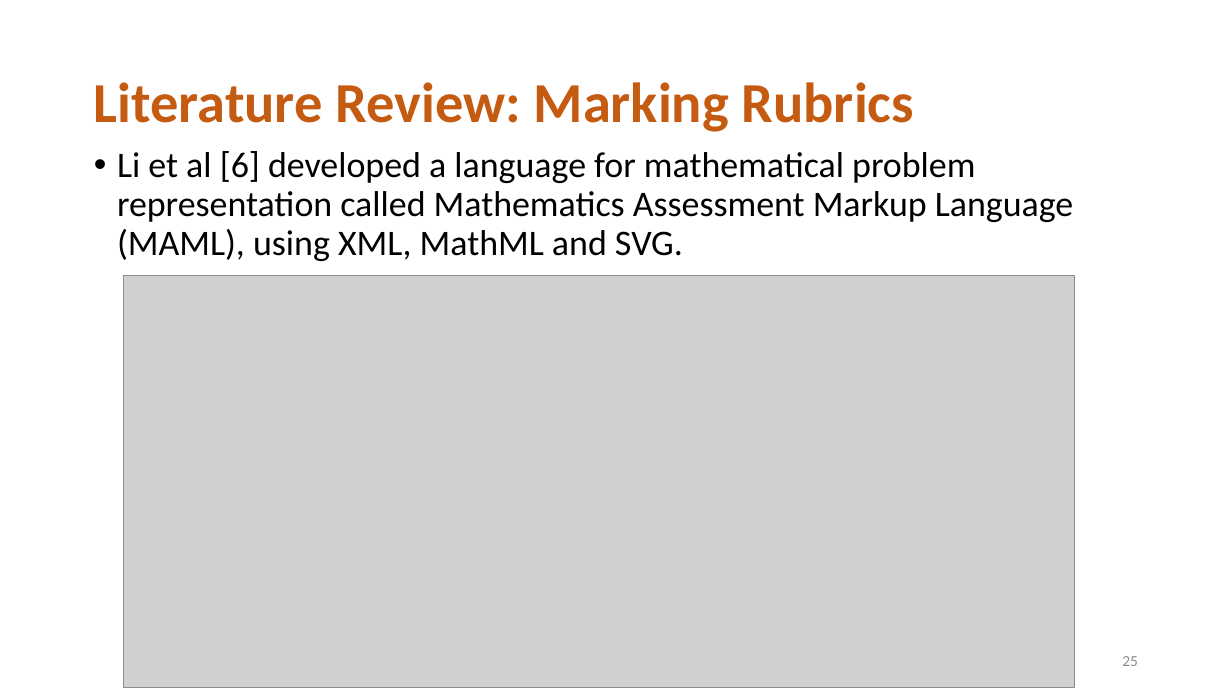
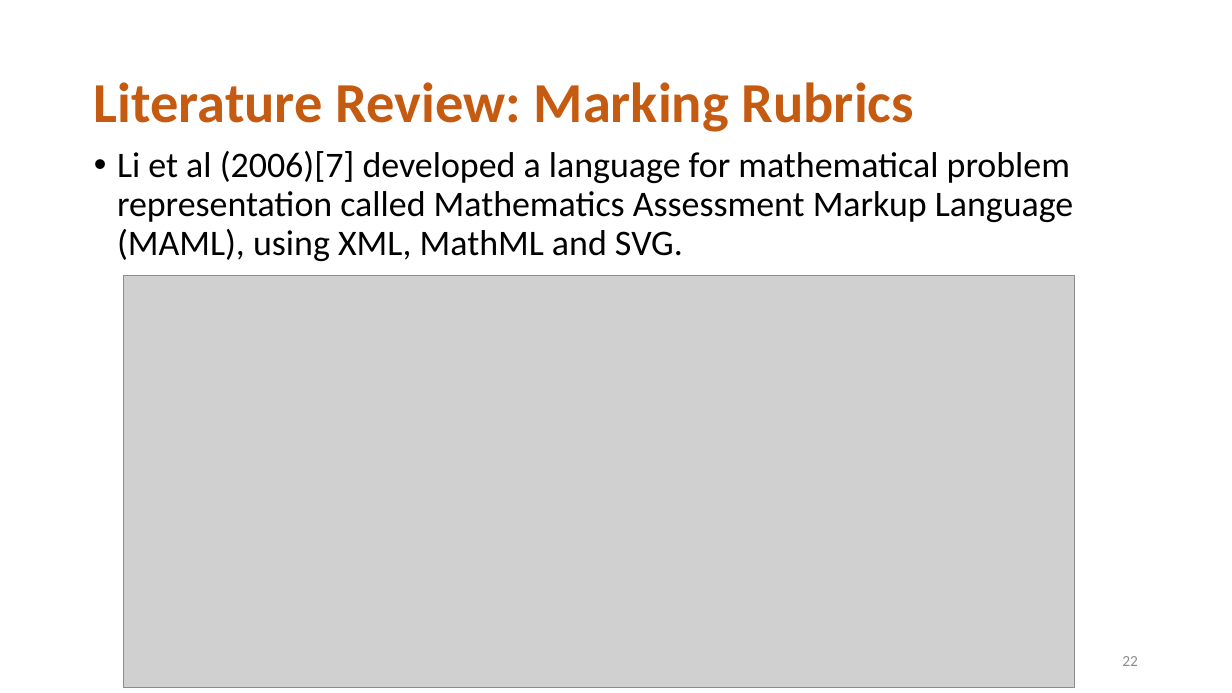
Before and after one commit to diunuge/Paper---Automatic-Assessment-of-Student-Answers-Consisting-of-Venn-and-Euler-Diagrams, a slide deck: slide 22 of MSc review/2/MSC review.pptx (slide 25 before the commit). Drawn at 1232x693 pixels with LibreOffice and Linux fonts; fonts in the diff are those of the drawing; grey boxes stand for pictures; background and template pictures are left out. Boxes give left, top, right and bottom in pixels: in the first picture for what was removed or moved away, otherwise in the second. Text is boxed around its words. In the diff, an @@ line names an element or a change of style, - is before the commit and + after.

```diff
--- a/MSc review/2/MSC review.pptx
+++ b/MSc review/2/MSC review.pptx
@@ text at (117, 151, 1073, 261): text changed @@
-• Li et al [6] developed a language for mathematical problem representation called Mathematics Assessment Markup Language (MAML), using XML, MathML and SVG.
+• Li et al (2006)[7] developed a language for mathematical problem representation called Mathematics Assessment Markup Language (MAML), using XML, MathML and SVG.
@@ page number at (1122, 656, 1138, 666): text changed @@
-25
+22
```
Also in this commit, not shown: 18 other slides changed, 4 slides added, 9 slides removed, 7 other files.
